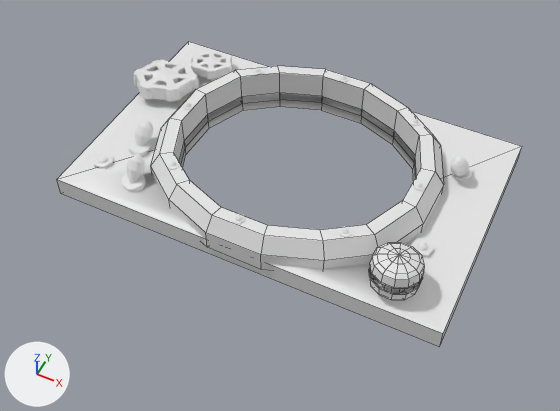
A saved change to the FBX model BombsAway/BombsAway/Assets/Art/3D/Models/Radar.fbx.
Both versions are drawn from a 50 mm camera at (3.67, -7.96, 8.6) aimed at (-0.03, -0.57, -0.63). The axes (+X, +Y, +Z) are drawn at lower left. The lights are the same throughout. Mesh edges are drawn as thin lines on the coarser meshes. Where no turn or scale is listed for an object, it has been applied to the vertices.

The scene before the commit, as lines of its bpy script (objects in view):
```python
me_cube = bpy.data.meshes.new('Cube')
me_cube.from_pydata(...)  # 40 vertices, 24 faces; spans x -3.0..3.31, y -1.99..1.99, z -0.16..0.16
# before: 0 (-3.0, -1.99, -0.16) at pixel (60, 193), 1 (-3.0, -1.99, 0.16) at pixel (56, 179), 2 (-3.0, 1.99, -0.16), 3 (-3.0, 1.99, 0.16) at pixel (188, 41), 4 (3.31, -1.99, -0.16) at pixel (439, 346)
# before: 5 (3.31, -1.99, 0.16) at pixel (443, 333), 6 (3.31, 1.99, -0.16) at pixel (517, 160), 7 (3.31, 1.99, 0.16) at pixel (522, 146)
me_cylinder_004 = bpy.data.meshes.new('Cylinder.004')
me_cylinder_004.from_pydata(...)  # 240 vertices, 240 faces; spans x -0.16..5.31, y -0.5..3.2, z -0.03..0.44
me_cylinder_006 = bpy.data.meshes.new('Cylinder.006')
me_cylinder_006.from_pydata(...)  # 181 vertices, 168 faces; spans x -0.358..0.353, y -0.355..0.363, z -0.437..0.369
ob_back = bpy.data.objects.new('Back', me_cube)
ob_back.location = (-0.21, -0.01, -0.34)
ob_bolt = bpy.data.objects.new('Bolt', me_cylinder_004)
ob_bolt.location = (-2.78, -1.37, -0.15)
ob_button = bpy.data.objects.new('Button', me_cylinder_006)
ob_button.location = (2.23, -1.58, 0.12)
# also in view: 'Rim' at (0.01, -0.02, -0.03); 'SwitchesBase' at (-0.02, -0.29, -0.16); 'Gears' at (-2.68, 0.91, -0.14); 'SwitchesBulb' at (-0.05, -0.39, -0.19)
```
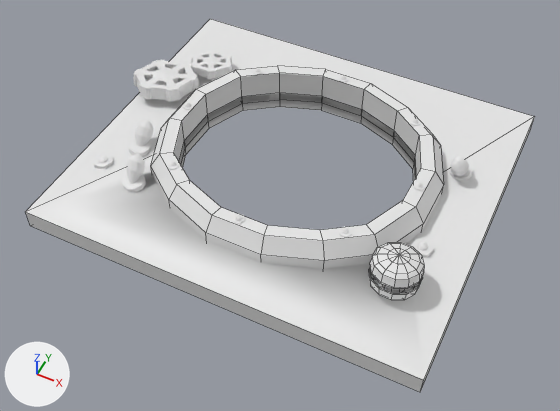
Where the change shows, as pixel boxes [x1, y1, x2, y2] in the pictures (560 x 411 px):
'Back', reshaped (9% wider, 22% taller)
    before: [57, 41, 522, 347]
    after: [26, 19, 534, 392]

Edits to the bpy script that builds the scene:
```text
Change me_cube:
    where me_cube.from_pydata(...)  # 40 vertices, 24 faces; spans x -3.0..3.31, y -1.99..1.99, z -0.16..0.16
    used by ob_back; location = (-0.21, -0.01, -0.34)
    me_cube part 1
    add for i in [0, 1, 4, 5]: me_cube.vertices[i].co += Vector((0.0, -0.76, 0.0))
    add for i in [2, 3, 6, 7]: me_cube.vertices[i].co += Vector((0.0, 0.8, 0.0))
```
